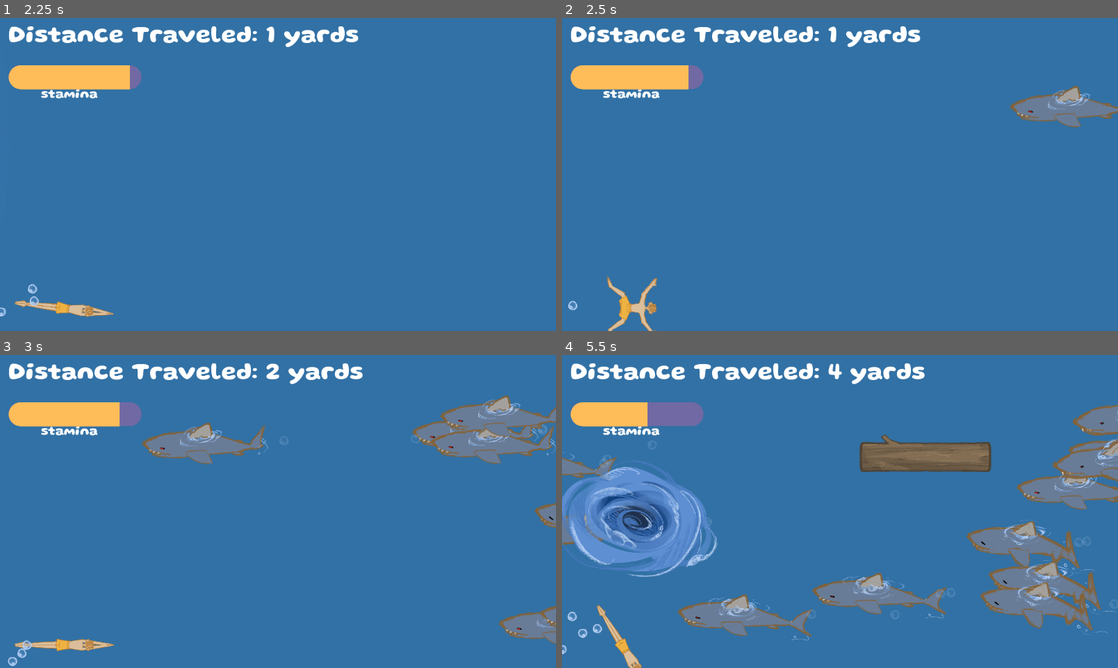
Above: before the commit, frames 1-4 (two rows, left to right).
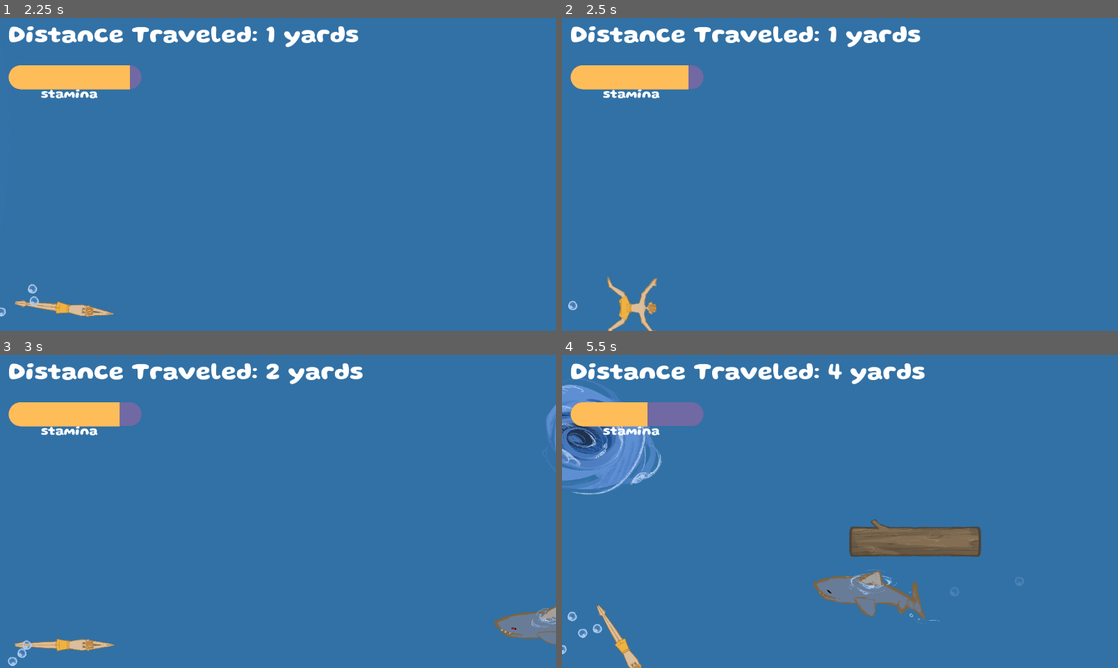
Above: after the commit, the same moments.

Repository: sophieTheProgrammer/microjam-island-61
Game: Godot game, scene res://scenes/game.tscn
The game is run twice, just before and just after one commit, with the same random seed, the same clock (stepped at 60 frames per second) and the same inputs. Sound files missing from this copy of the repository are replaced by a short silence.
Inputs (mouse positions are in pixels of both pictures, inside the frame that each line leads up to):
- Up to frame 1 (2.25 s): tap Space (restart game) at 0.5 s; move the mouse to (400, 158) at 0.52 s; click (400, 158) at 0.6 s; tap Enter (ui_accept) at 0.77, 1.52 s; move the mouse to (166, 190) at 1.27 s; hold Down (down) 1.28-2.03 s; click (166, 190) at 1.35 s; move the mouse to (333, 105) at 2.02 s; click (333, 105) at 2.1 s
- Up to frame 2 (2.5 s): no input
- Up to frame 3 (3 s): move the mouse to (250, 574) at 2.77 s; click (250, 574) at 2.85 s
- Up to frame 4 (5.5 s): tap Enter (ui_accept) at 3.02, 3.77, 4.52 s; move the mouse to (1006, 558) at 3.52 s; hold Down (down) from 3.53 s (still down); click (1006, 558) at 3.6 s; move the mouse to (673, 464) at 4.27 s; click (673, 464) at 4.35 s; move the mouse to (867, 511) at 5.02 s; click (867, 511) at 5.1 s

Frame 1 is identical in both runs. In frame 2, 1.4% of the frame differs, in the area x 80-100%, y 21-36%; in frame 3, 5.6%; in frame 4, 23%, in the area x 0-100%, y 7-92%.

Commit message:
new commits

Diff:
--- a/scenes/player.tscn
+++ b/scenes/player.tscn
@@ -28,8 +28,8 @@
 }]
 
 [sub_resource type="CapsuleShape2D" id="CapsuleShape2D_po4rd"]
-radius = 7.9999995
-height = 32.0
+radius = 12.0
+height = 40.0
 
 [node name="player" type="CharacterBody2D" unique_id=1710529082]
 collision_layer = 3
@@ -44,7 +44,7 @@
 frame = 2
 
 [node name="CollisionShape2D" type="CollisionShape2D" parent="." unique_id=1614122116]
-position = Vector2(21, 2)
+position = Vector2(22, 2)
 rotation = 1.5707964
 shape = SubResource("CapsuleShape2D_po4rd")
 
--- a/scenes/shark.tscn
+++ b/scenes/shark.tscn
@@ -29,8 +29,8 @@
 }]
 
 [sub_resource type="CapsuleShape2D" id="CapsuleShape2D_po4rd"]
-radius = 40.74022
-height = 577.7704
+radius = 77.77678
+height = 466.6607
 
 [node name="shark" type="Node2D" unique_id=1939501999]
 scale = Vector2(0.3, 0.3)
@@ -49,7 +49,7 @@
 [node name="Death" parent="AnimatedSprite2D" unique_id=191725155 instance=ExtResource("3_po4rd")]
 
 [node name="CollisionShape2D" type="CollisionShape2D" parent="AnimatedSprite2D/Death" unique_id=114000227]
-position = Vector2(-111.10968, -11.110962)
+position = Vector2(-59.2585, 7.407318)
 rotation = 1.5707964
 shape = SubResource("CapsuleShape2D_po4rd")
 
--- a/scripts/chunk.gd
+++ b/scripts/chunk.gd
@@ -4,7 +4,7 @@
 var SHARK = preload("res://scenes/shark.tscn")
 
 var LOG = preload("res://scenes/log.tscn")
-var sharks_to_spawn = randi() % 2 + 10
+var sharks_to_spawn = randi() % 2 + 1
 var whirlpools_to_spawn = 1
 var logs_to_spawn = -1
 var chunks_since_log = 2
--- a/scripts/tutorial.gd
+++ b/scripts/tutorial.gd
@@ -12,15 +12,23 @@
 var tutorial_data : Array = [
 	{
 		"text":"you are an avid nature photographer",
-		"image_path":"res://stock/input-prompts/Controller Icons/generic_button.svg"
+		"image_path":"res://art/tutorial/0.png"
 	},
 	{
 		"text":"too bad you are BROKE!!!",
-		"image_path":"res://stock/input-prompts/Controller Icons/generic_button_circle.svg"
+		"image_path":"res://art/tutorial/1.png"
 	},
 	{
 		"text":"are we broke or is the broke broking us",
-		"image_path":"res://stock/input-prompts/Controller Icons/generic_button_trigger_a_fill.svg"
+		"image_path":"res://art/tutorial/2.png"
+	},
+	{
+		"text":"are we broke or is the broke broking us",
+		"image_path":"res://art/tutorial/2.png"
+	},
+	{
+		"text":"",
+		"image_path":""
 	},
 ]
 func _ready() -> void:
Renamed: art/IMG_3344.png -> art/tutorial/0.png
Not shown, added: art/tutorial/0.png.import
Renamed: art/IMG_3345.png -> art/tutorial/1.png
Not shown, added: art/tutorial/1.png.import
Renamed: art/IMG_3346.png -> art/tutorial/2.png
Not shown, added: art/tutorial/2.png.import
Renamed: art/IMG_3347.png -> art/tutorial/3.png
Not shown, added: art/tutorial/3.png.import
